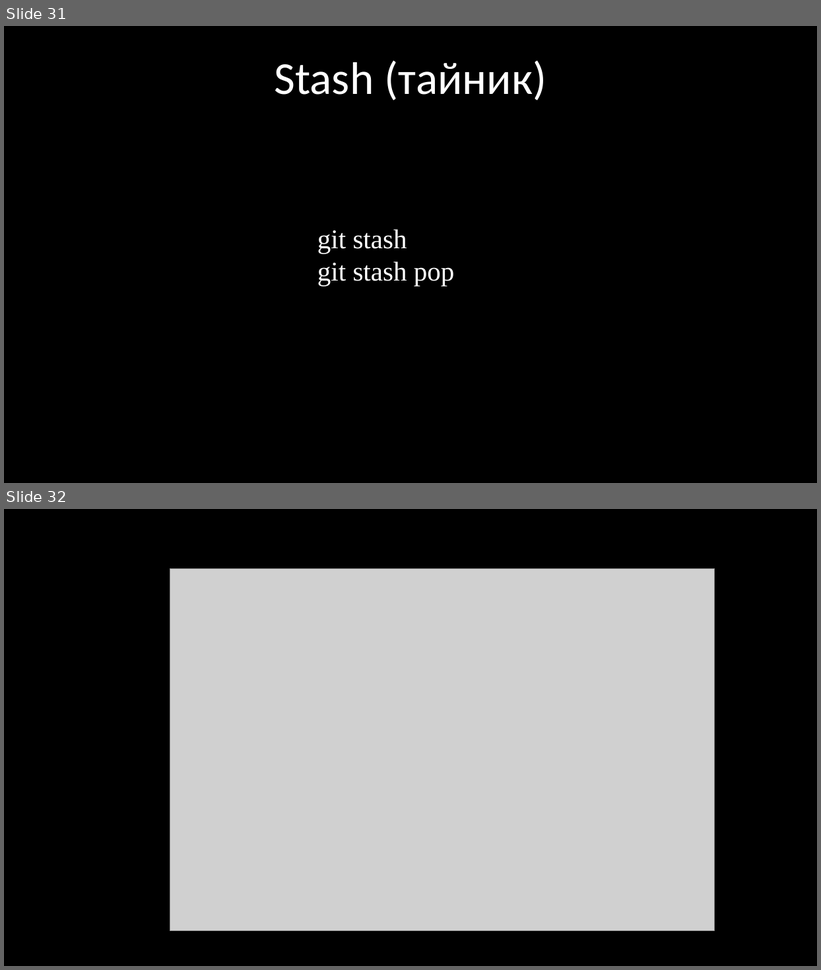
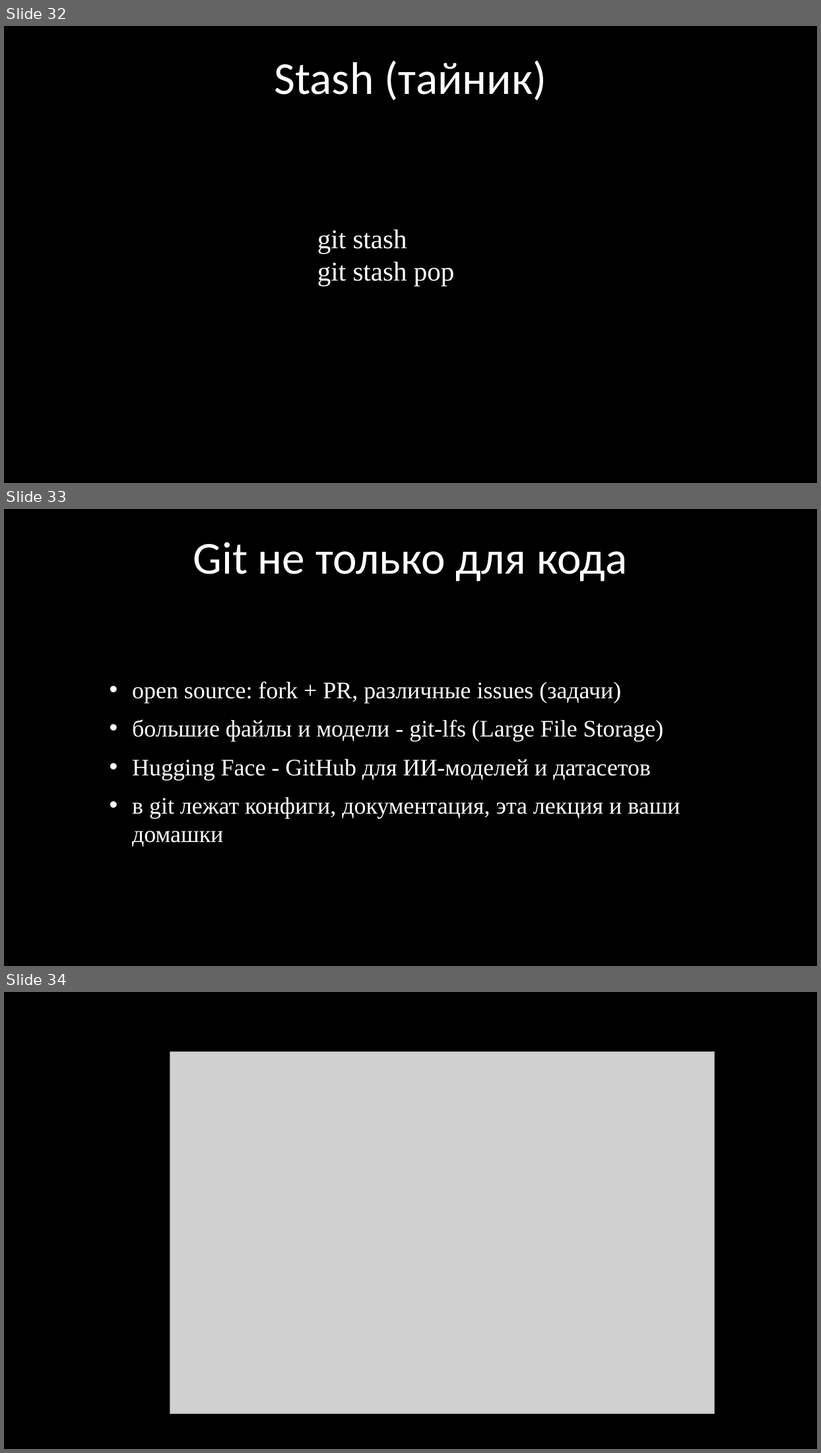
Before and after one commit to kruffka/C-Programming, a slide deck: 9_git/9_git.pptx. Shown one above the other, each under a label of ours: slides 31 and 32 before the commit, slides 32, 33 and 34 after it. The pictures are 821x970 and 821x1453 pixels, drawn with LibreOffice and Linux fonts; fonts in the diff are those of the drawing; grey boxes stand for pictures. Boxes give left, top, right and bottom in pixels: in the first picture for what was removed or moved away, otherwise in the second. Text is boxed around its words. In the diff, an @@ line names an element or a change of style, - is before the commit and + after.

```diff
--- a/9_git/9_git.pptx
+++ b/9_git/9_git.pptx
@@ slide 33 added at (4,509,817,966), background #000000 @@
@@ title added at (193,542,628,582), 54 pt, text #FFFFFF @@
+Git не только для кода
@@ text added at (132,681,680,847), 28 pt, text #FFFFFF @@
+• open source: fork + PR, различные issues (задачи)
+• большие файлы и модели - git-lfs (Large File Storage)
+• Hugging Face - GitHub для ИИ-моделей и датасетов
+• в git лежат конфиги, документация, эта лекция и ваши домашки
@@ what was slide 31 is now slide 32 @@
@@ what was slide 32 is now slide 34 @@
```
Also in this commit, not shown: 6 slides changed, 2 other slides added, 1 slide removed, 4 other files.
